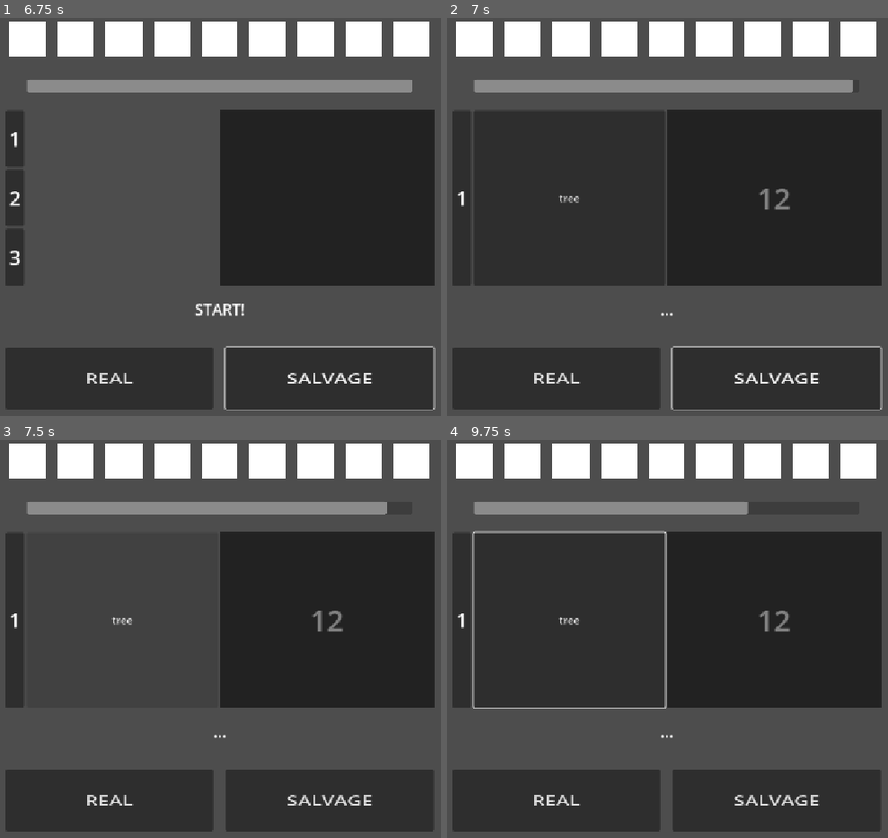
Above: before the commit, frames 1-4 (two rows, left to right).
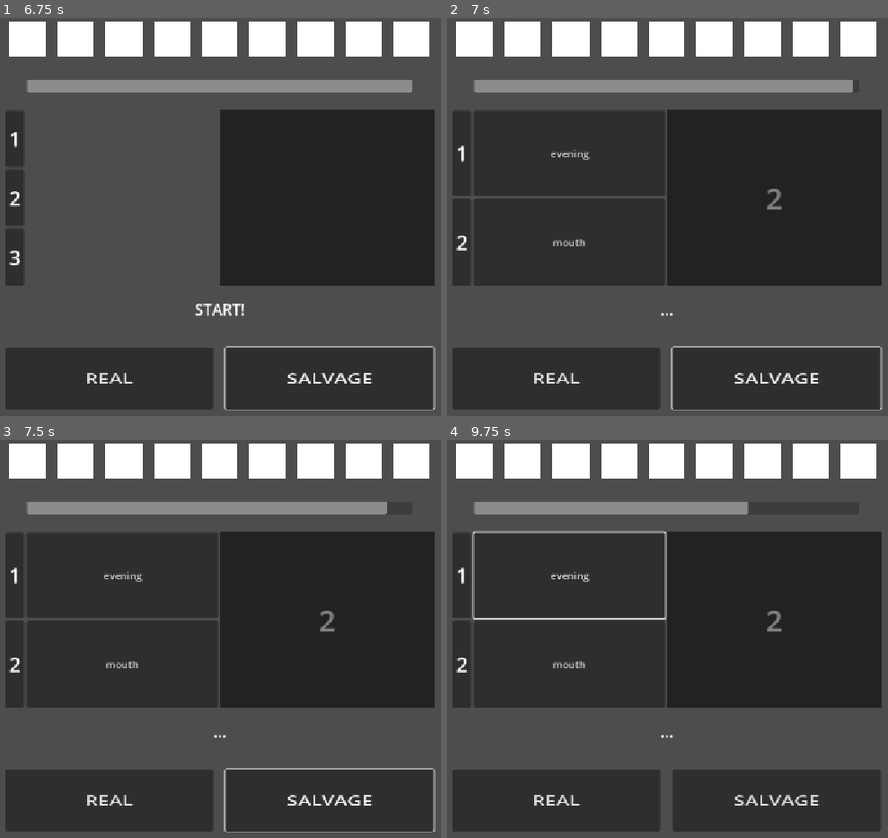
Above: after the commit, the same moments.

Repository: LeYohan-rgb/salvage_the_kanji
Game: Godot game, scene res://Scenes/initial_screen.tscn
The game is run twice, just before and just after one commit, with the same random seed, the same clock (stepped at 60 frames per second) and the same inputs.
Inputs (mouse positions are in pixels of both pictures, inside the frame that each line leads up to):
- Up to frame 1 (6.75 s): click "PLAY" at 0.5 s; click "PLAY" at 1.25 s; click "PLAY" at 2 s; click "SALVAGE THE KANJI" at 2.75 s; click "REAL" at 3.5 s; click "SALVAGE" at 4.25 s; tap Enter at 5, 6.5 s; move the mouse to (379, 201) at 5.02 s; hold Right 5.03-5.78 s; tap Alt at 5.1, 6.6 s; click (379, 201) at 5.17 s; tap Space at 5.75 s; move the mouse to (74, 240) at 5.77 s; hold Down 5.78-6.53 s; tap Shift at 5.85 s; move the mouse to (291, 129) at 6.52 s; hold Right from 6.53 s (still down)
- Up to frame 2 (7 s): keep holding Right
- Up to frame 3 (7.5 s): release Right at 7.25 s; click (123, 619) at 7.25 s, where only the run before the commit has a clickable "tree"
- Up to frame 4 (9.75 s): click "tree" (after the commit: "mouth") at 8 s; click "tree" (after the commit: "evening") at 8.75 s; move the mouse to (632, 722) at 9.52 s; hold Up from 9.53 s (still down); tap Shift at 9.6 s; click (632, 722) at 9.67 s

Frame 1 is identical in both runs. In frame 2, 0.8% of the frame differs, in the area x 1-78%, y 32-59%; in frame 3, 1.0%; in frame 4, 1.2%, in the area x 1-78%, y 32-68%.

Commit message:
255 kanji added

Diff:
--- a/Scenes/salvage_arena.tscn
+++ b/Scenes/salvage_arena.tscn
@@ -635,7 +635,7 @@
 size_flags_stretch_ratio = 2.0
 theme_override_constants/separation = 20
 
-[node name="Button" type="Button" parent="main_container/center_container/button_container" unique_id=801090822]
+[node name="real_btn" type="Button" parent="main_container/center_container/button_container" unique_id=801090822]
 custom_minimum_size = Vector2(0, 100)
 layout_mode = 2
 size_flags_horizontal = 3
@@ -644,7 +644,7 @@
 theme_override_font_sizes/font_size = 32
 text = "REAL"
 
-[node name="Button2" type="Button" parent="main_container/center_container/button_container" unique_id=929608096]
+[node name="salvage_btn" type="Button" parent="main_container/center_container/button_container" unique_id=929608096]
 custom_minimum_size = Vector2(0, 100)
 layout_mode = 2
 size_flags_horizontal = 3
--- a/Scripts/global.gd
+++ b/Scripts/global.gd
@@ -1601,4 +1601,110 @@
 		2: ["tongue"],
 		"grade": 2
 	},
+	241: {
+		"name": "bad",
+		"structure": 2,
+		1: ["one", "mouth", "line", "line", "one"],
+		2: ["heart"],
+		"grade": 3
+	},
+	242: {
+		"name": "cheap",
+		"structure": 2,
+		1: ["roof"],
+		2: ["woman"],
+		"grade": 3
+	},
+	243: {
+		"name": "dark",
+		"structure": 1,
+		1: ["sun"],
+		2: ["stand", "sun"],
+		"grade": 3
+	},
+	244: {
+		"name": "doctor",
+		"structure": 9,
+		1: ["box"],
+		2: ["arrow"],
+		"grade": 3
+	},
+	245: {
+		"name": "committee",
+		"structure": 2,
+		1: ["grain"],
+		2: ["woman"],
+		"grade": 3
+	},
+	246: {
+		"name": "idea",
+		"structure": 2,
+		1: ["sound"],
+		2: ["heart"],
+		"grade": 3
+	},
+	247: {
+		"name": "nurture",
+		"structure": 3,
+		1: ["lid"],
+		2: ["private"],
+		3: ["moon"],
+		"grade": 3
+	},
+	248: {
+		"name": "member",
+		"structure": 3,
+		1: ["mouth"],
+		2: ["eye"],
+		3: ["eight"],
+		"grade": 3
+	},
+	249: {
+		"name": "institution",
+		"structure": 1,
+		1: ["mound"],
+		2: ["roof", "two", "legs"],
+		"grade": 3
+	},
+	250: {
+		"name": "drink",
+		"structure": 1,
+		1: ["eat"],
+		2: ["lack"],
+		"grade": 3
+	},
+	251: {
+		"name": "carry",
+		"structure": 5,
+		1: ["car"],
+		2: ["walk"],
+		"grade": 3
+	},
+	252: {
+		"name": "swim",
+		"structure": 1,
+		1: ["water"],
+		2: ["dot", "water"],
+		"grade": 3
+	},
+	253: {
+		"name": "station",
+		"structure": 1,
+		1: ["horse"],
+		2: ["corpse", "dot"],
+		"grade": 3
+	},
+	254: {
+		"name": "center",
+		"structure": 12,
+		1: ["cover", "big"],
+		"grade": 3
+	},
+	255: {
+		"name": "side",
+		"structure": 1,
+		1: ["tree"],
+		2: ["yellow"],
+		"grade": 3
+	},
 }
--- a/Scripts/salvage_arena.gd
+++ b/Scripts/salvage_arena.gd
@@ -193,4 +193,8 @@
 		game_paused = false
 		reproduce_kanji(game_ten_kanji_dictionary[current_kanji])
 	else:
-		pass
+		game_running = false
+		go_to_end_screen()
+
+func go_to_end_screen():
+	pass
